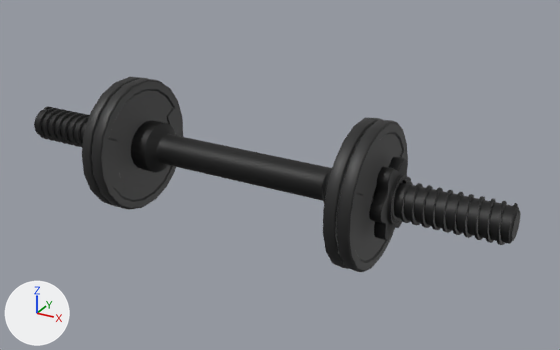
A saved change to the FBX model Assets/Dumbell Assets/dumbbell_3.75_s.fbx.
Camera for both pictures: a 50 mm lens placed at (0.194, -0.314, 0.156), pointed at (0.017, 0.008, -0.004). The axes (+X, +Y, +Z) are drawn at lower left. The lights are the same throughout.

Before the edit, the objects in view are built like this:
```python
ob_dumbbell_part_01 = bpy.data.objects.new('Dumbbell_Part_01', me_scene_009)
ob_dumbbell_part_01.parent = ob_dumbbell
ob_dumbbell_part_01.location = (0.0, 0.0, 0.0)
ob_dumbbell_part_01.scale = (0.804, 0.699, 0.752)
ob_dumbbell_part_02 = bpy.data.objects.new('Dumbbell_Part_02', me_scene_007)
ob_dumbbell_part_02.parent = ob_dumbbell
ob_dumbbell_part_02.location = (6.652, 0.0, 0.0)
ob_dumbbell_part_02.rotation_euler = (0.0, 0.0, -1.571)  # degrees (0, 0, -90)
ob_dumbbell_part_02.scale = (0.731, 0.731, 0.731)
ob_dumbbell_part_02_001 = bpy.data.objects.new('Dumbbell_Part_02.001', me_scene_001)
ob_dumbbell_part_02_001.parent = ob_dumbbell_001
ob_dumbbell_part_02_001.location = (6.652, 0.0, 0.0)
ob_dumbbell_part_02_001.rotation_euler = (0.0, 0.0, -1.571)  # degrees (0, 0, -90)
ob_dumbbell_part_02_001.scale = (0.731, 0.731, 0.731)
ob_dumbbell_part_02__1 = bpy.data.objects.new('Dumbbell_Part_02__1_', me_scene_007)
ob_dumbbell_part_02__1.parent = ob_dumbbell
ob_dumbbell_part_02__1.location = (-6.765, 0.0, 0.0)
ob_dumbbell_part_02__1.rotation_euler = (-3.142, 0.0, -1.571)  # degrees (-180, 0, -90)
ob_dumbbell_part_02__1.scale = (0.731, 0.731, 0.731)
ob_dumbbell_part_02__1__001 = bpy.data.objects.new('Dumbbell_Part_02__1_.001', me_scene_001)
ob_dumbbell_part_02__1__001.parent = ob_dumbbell_001
ob_dumbbell_part_02__1__001.location = (-6.765, 0.0, 0.0)
ob_dumbbell_part_02__1__001.rotation_euler = (-3.142, 0.0, -1.571)  # degrees (-180, 0, -90)
ob_dumbbell_part_02__1__001.scale = (0.731, 0.731, 0.731)
ob_dumbbell_part_04 = bpy.data.objects.new('Dumbbell_Part_04', me_scene_002)
ob_dumbbell_part_04.parent = ob_dumbbell
ob_dumbbell_part_04.location = (11.24, 0.0, 0.0)
ob_dumbbell_part_04.rotation_euler = (0.0, 0.0, -1.571)  # degrees (0, 0, -90)
ob_dumbbell_part_04.scale = (0.802, 0.802, 0.802)
```
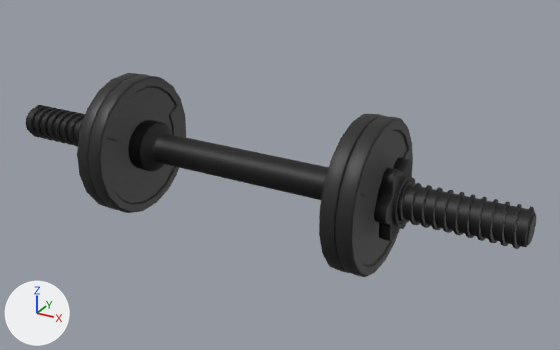
Scene script edits in JSON lines:
```json
{"op": "add", "block": "mat_material_004", "code": ["mat_material_004 = principled_material('Material.004')", "mat_material_004.base_color = (0.015, 0.015, 0.015)  # black #212121"]}
{"block": "me_scene_007", "where": "me_scene_007.from_pydata(...)  # 448 vertices, 896 faces; spans x -4.83..5.03, y -0.56..0.3, z -5.02..5.02"}
{"block": "me_scene_007", "where": "# used by ob_dumbbell_part_02; parent = ob_dumbbell; location = (6.652, 0.0, 0.0); rotation_euler = (0.0, 0.0, -1.571), in degrees (0, 0, -90); scale = (0.731, 0.731, 0.731)"}
{"block": "me_scene_007", "change": "me_scene_007 part 3: the whole mesh is scaled about its middle by (1.05, 1.29, 1.05)"}
{"block": "me_scene_002", "where": "me_scene_002.from_pydata(...)  # 1334 vertices, 2668 faces; spans x -2.24..2.23, y -4.54..-3.41, z -2.45..2.45"}
{"block": "me_scene_002", "where": "# used by ob_dumbbell_part_04; parent = ob_dumbbell; location = (11.24, 0.0, 0.0); rotation_euler = (0.0, 0.0, -1.571), in degrees (0, 0, -90); scale = (0.802, 0.802, 0.802)"}
{"block": "me_scene_002", "change": "me_scene_002 part 1: the whole mesh is moved by (0.0, 0.36, 0.0)"}
{"block": "me_scene_001", "where": "me_scene_001.from_pydata(...)  # 448 vertices, 896 faces; spans x -4.83..5.03, y 0.37..1.23, z -5.02..5.02"}
{"block": "me_scene_001", "where": "# used by ob_dumbbell_part_02_001; parent = ob_dumbbell_001; location = (6.652, 0.0, 0.0); rotation_euler = (0.0, 0.0, -1.571), in degrees (0, 0, -90); scale = (0.731, 0.731, 0.731)"}
{"block": "me_scene_001", "change": "me_scene_001 part 2: the whole mesh is scaled about its middle by (1.05, 1.29, 1.05), then moved by (0.0, -0.93, 0.0)"}
{"op": "add", "block": "me_scene_006", "code": ["me_scene_006 = bpy.data.meshes.new('Scene.006')", "me_scene_006.from_pydata(...)  # 448 vertices, 896 faces; spans x -5.09..5.27, y -0.69..0.43, z -5.28..5.28", "me_scene_006.materials.append(mat_material_004)  # black #212121"]}
{"op": "set", "path": "ob_dumbbell_part_04.location", "old": "(11.24, 0.0, 0.0)", "new": "(11.18, 0.0, 0.0)"}
{"op": "set", "path": "ob_dumbbell_part_01.scale", "old": "(0.804, 0.699, 0.752)", "new": "(0.844, 0.699, 0.752)"}
{"op": "set", "path": "ob_dumbbell_part_02_001", "old": "bpy.data.objects.new('Dumbbell_Part_02.001', me_scene_001)", "new": "bpy.data.objects.new('Dumbbell_Part_02.001', me_scene_006)"}
{"op": "set", "path": "ob_dumbbell_part_02_001.location", "old": "(6.652, 0.0, 0.0)", "new": "(7.435, 0.0, 0.0)"}
{"op": "set", "path": "ob_dumbbell_part_02__1__001.parent", "old": "ob_dumbbell_001", "new": "ob_dumbbell_002"}
{"op": "add", "block": "ob_dumbbell_002", "code": ["ob_dumbbell_002 = bpy.data.objects.new('Dumbbell.002', None)", "ob_dumbbell_002.location = (-0.00748, 0.0, 0.0)", "ob_dumbbell_002.rotation_euler = (1.571, 0.0, 0.0)  # degrees (90, 0, 0)", "ob_dumbbell_002.scale = (0.01, 0.01, 0.01)"]}
```

Location of each change, (x1, y1, x2, y2) in pixels of the pictures (560 x 350 px; the box of a moved part takes in the faces that stretch with it):
```json
{"object": "Dumbbell_Part_01", "change": "rescaled", "before": [34, 107, 521, 245], "after": [26, 105, 537, 249]}
{"object": "Dumbbell_Part_02__1_", "change": "mesh rescaled", "before": [92, 78, 183, 210], "after": [88, 75, 186, 213], "on screen": "8% wider"}
{"object": "Dumbbell_Part_02.001", "change": "mesh rescaled, reshaped, moved", "before": [337, 120, 408, 272], "after": [335, 116, 413, 277], "on screen": "10% wider"}
{"object": "Dumbbell_Part_02", "change": "mesh rescaled", "before": [323, 118, 383, 269], "after": [319, 114, 384, 273], "on screen": "8% wider"}
{"object": "Dumbbell_Part_04", "change": "moved", "before": [369, 157, 411, 240], "after": [374, 157, 416, 241]}
{"object": "Dumbbell_Part_02__1_.001", "change": "mesh rescaled, moved", "before": [82, 77, 148, 207], "after": [77, 73, 149, 210], "on screen": "9% wider"}
{"part": 2, "of": "me_scene_001", "change": "moved or reshaped", "before": [82, 77, 408, 272], "after": [77, 73, 149, 210]}
{"part": 3, "of": "me_scene_007", "change": "moved or reshaped", "before": [92, 78, 383, 269], "after": [88, 75, 384, 273]}
```
